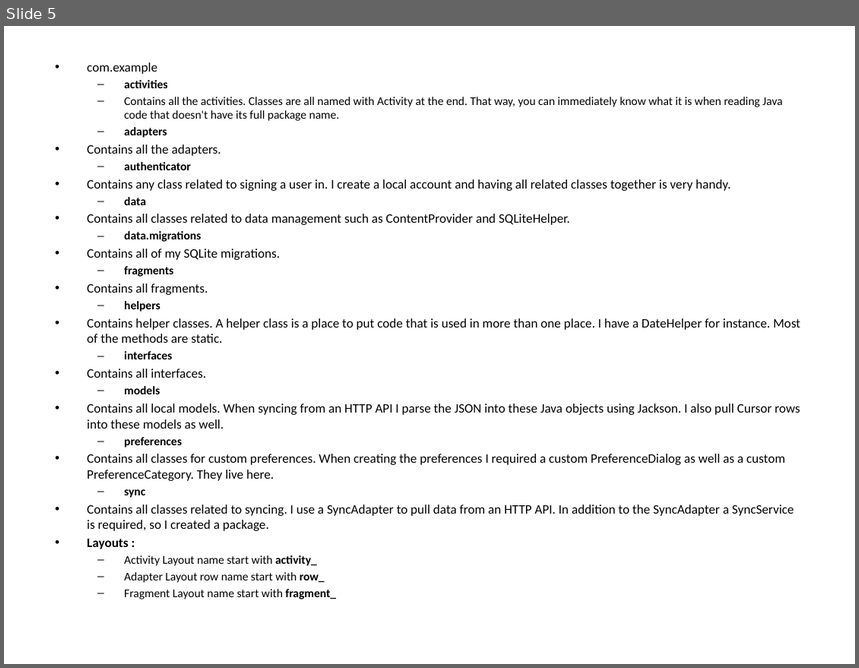
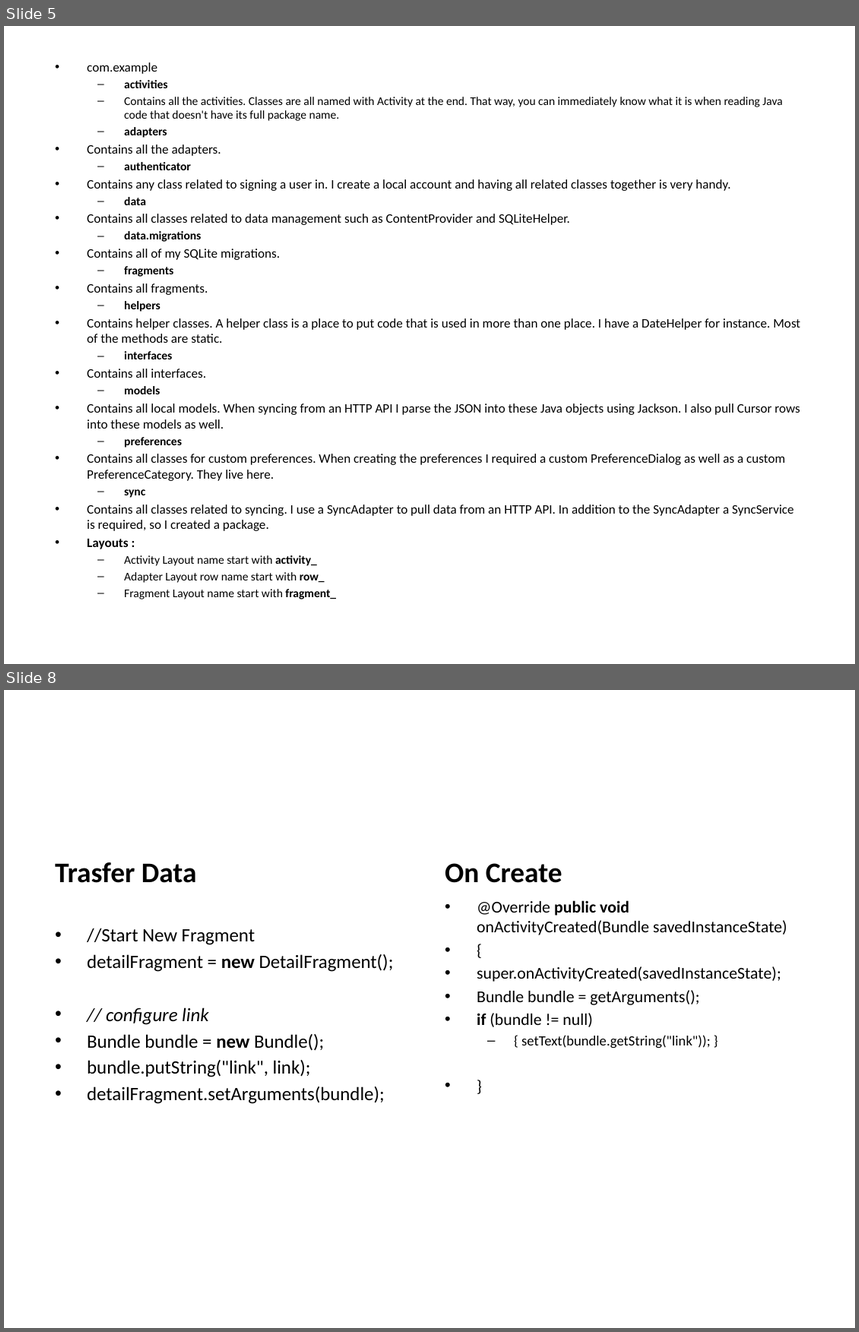
Before and after one commit to DirectionAndMagnitude/BlueCube, a slide deck: AppDevelopment.pptx. Shown one above the other, each under a label of ours: slide 5 before the commit, slides 5 and 8 after it; the slides between them are not shown. The pictures are 859x668 and 859x1332 pixels, drawn with LibreOffice and Linux fonts; fonts in the diff are those of the drawing. Boxes give left, top, right and bottom in pixels: in the first picture for what was removed or moved away, otherwise in the second. Text is boxed around its words. In the diff, an @@ line names an element or a change of style, - is before the commit and + after.

Commit message:
First Fragment_NewStudy
Updating first fragment for building study

```diff
--- a/AppDevelopment.pptx
+++ b/AppDevelopment.pptx
@@ slide 8 added at box(4, 690, 855, 1328), background #FFFFFF @@
@@ text added at box(55, 863, 197, 883), 24 pt, text #000000, bold @@
+Trasfer Data
@@ text added at box(445, 863, 563, 883), 24 pt, text #000000, bold @@
+On Create
@@ text added at box(477, 901, 788, 1049), 14 pt, text #000000 @@
+• @Override public void onActivityCreated(Bundle savedInstanceState)
+• {
+• super.onActivityCreated(savedInstanceState);
+• Bundle bundle = getArguments();
+• if (bundle != null)
+  – { setText(bundle.getString("link")); }
+• }
@@ text added at box(87, 928, 394, 1104), 16 pt, text #000000 @@
+• //Start New Fragment
+• detailFragment = new DetailFragment();
+• // configure link
+• Bundle bundle = new Bundle();
+• bundle.putString("link", link);
+• detailFragment.setArguments(bundle);
```
Also in this commit, not shown: 2 other slides added, 5 other files.
